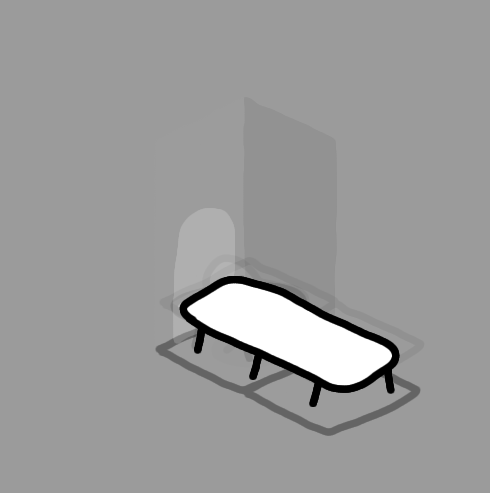
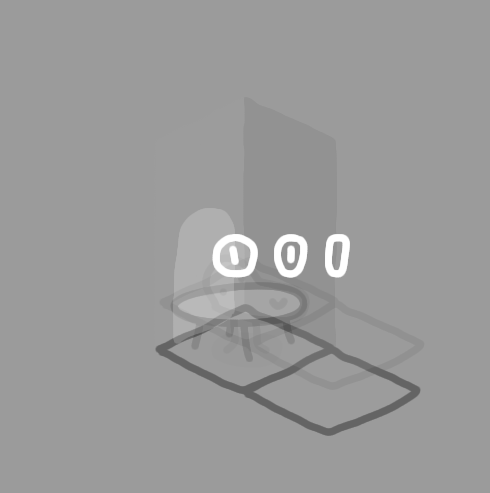
Revision of a layered 490px x 493px image; what changed, layer by layer:
added layer "Calque 42" above "Dossier 7 copy" over [212, 234, 350, 278]
renamed "table-2 copy" to "Dossier 7 copy", hid it, painted on it over [179, 266, 400, 407]
hid group "table-2" (2 layers) over [179, 276, 400, 407]
